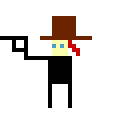
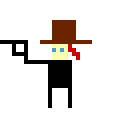
Two versions of the same layered image (128px x 128px). Layer-by-layer changes:
painted on "Background copy#1" over (0, 16, 92, 88)
